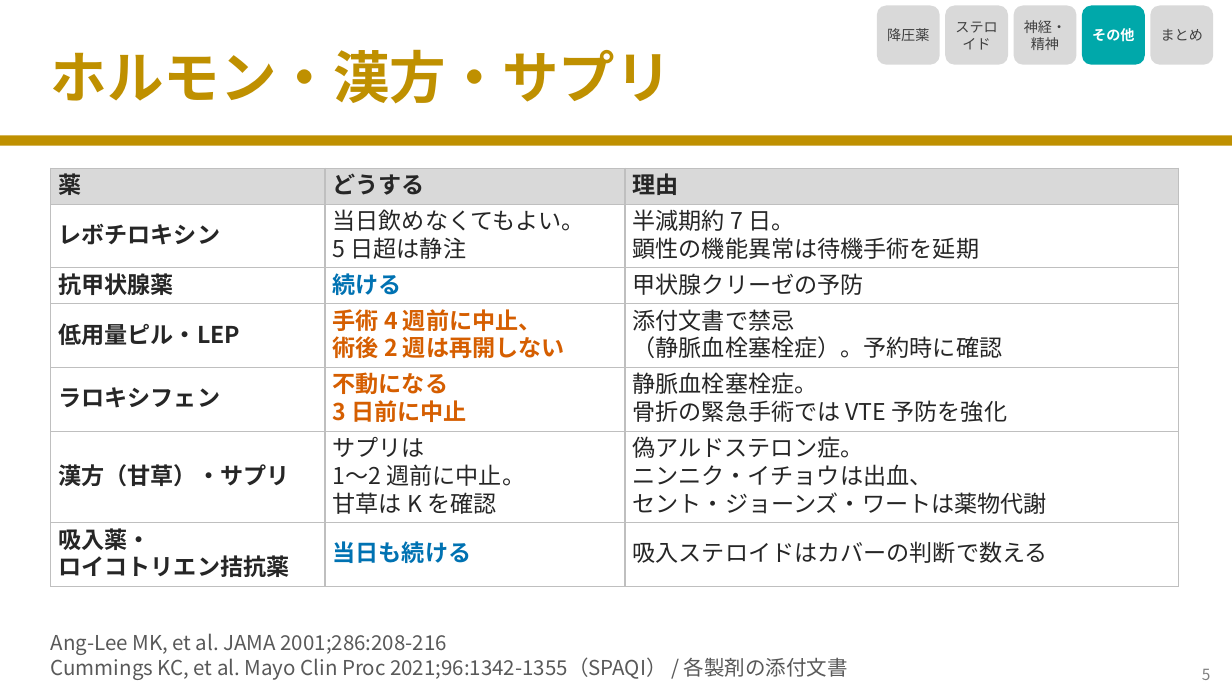
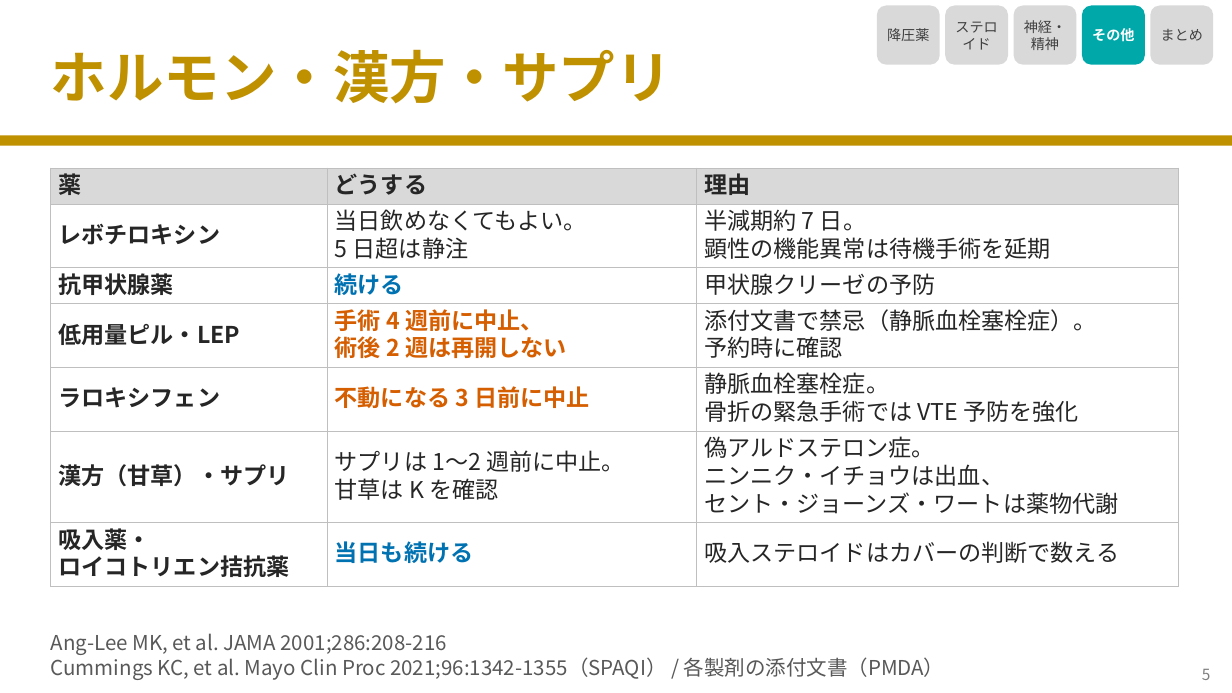
Before and after one commit to nobumitsu-3141/Anes-lecture, a slide deck: slide 6 of slides/4-14_other_chronic_drugs/4-14_other_chronic_drugs.pptx. Drawn at 1232x693 pixels with LibreOffice and Linux fonts; fonts in the diff are those of the drawing. Boxes give left, top, right and bottom in pixels: in the first picture for what was removed or moved away, otherwise in the second. Text is boxed around its words. In the diff, an @@ line names an element or a change of style, - is before the commit and + after.

```diff
--- a/slides/4-14_other_chronic_drugs/4-14_other_chronic_drugs.pptx
+++ b/slides/4-14_other_chronic_drugs/4-14_other_chronic_drugs.pptx
@@ table at bbox=[51, 168, 1178, 581] @@
-row 4, column 3: 添付文書で禁忌 / （静脈血栓塞栓症）。予約時に確認
+row 4, column 3: 添付文書で禁忌（静脈血栓塞栓症）。 / 予約時に確認
-row 5, column 2: 不動になる / 3 日前に中止
+row 5, column 2: 不動になる 3 日前に中止
-row 6, column 2: サプリは / 1〜2 週前に中止。 / 甘草は K を確認
+row 6, column 2: サプリは 1〜2 週前に中止。 / 甘草は K を確認
@@ text at bbox=[51, 654, 945, 680]: text changed @@
-Cummings KC, et al. Mayo Clin Proc 2021;96:1342-1355（SPAQI） / 各製剤の添付文書
+Cummings KC, et al. Mayo Clin Proc 2021;96:1342-1355（SPAQI） / 各製剤の添付文書（PMDA）
```
Also in this commit, not shown: 5 other slides changed, 4 other files.
